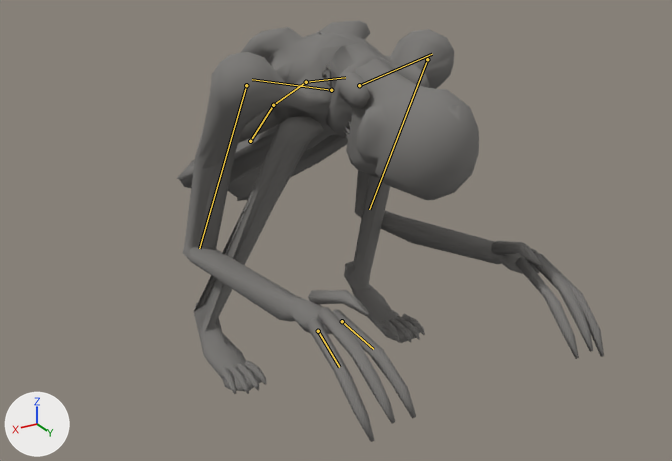
A saved change to the glTF model content/art/models/lodger.lod1.glb.
Both versions are drawn from a 50 mm camera at (0.863, 1.711, 1.048) aimed at (0.011, 0.29, 0.337). Every picture has the same lights, and +X, +Y and +Z are marked at lower left. The older version comes first. Both versions are drawn at frame 17 of the action 'hidden'; the numbers are the values there. The bones that change are drawn over the model as lines.

Objects in the first picture: 'body', 'fine', 'jaw'.
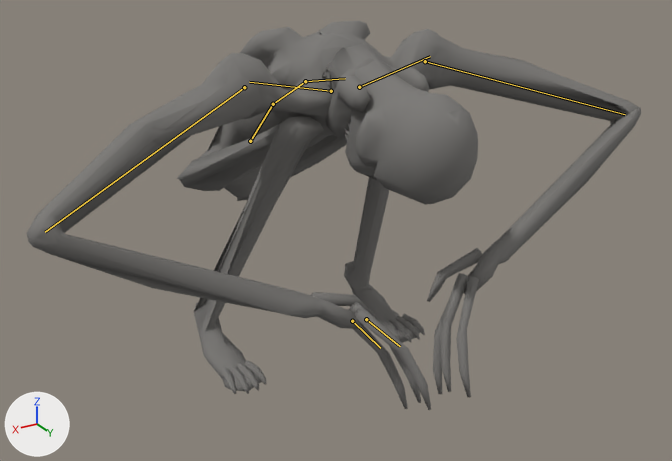
The edits, one by one:
Bone 'spine_01' (bone_spine_01) turns from (-19, 0, 0) to (-18, 0, 0) degrees about its own x, y and z.
Bone 'spine_02' (bone_spine_02) turns from (-10, 0, 0) to (-11, 0, 0) degrees about its own x, y and z.
Bone 'spine_03' (bone_spine_03) turns from (-7, 0, 0) to (-8, 0, 0) degrees about its own x, y and z.
Bone 'clavicle_r' (bone_clavicle_r) turns from (4, 1, 0) to (1, 0, 0) degrees about its own x, y and z.
Bone 'upperarm_r' (bone_upperarm_r) turns from (34, -3, 10) to (31, 13, -88) degrees about its own x, y and z.
Bone 'finger_a_r_01' (bone_finger_a_r_01) turns from (-21, 3, 2) to (-23, 3, 2) degrees about its own x, y and z.
Bone 'finger_c_r_01' (bone_finger_c_r_01) turns from (-26, -3, -2) to (-23, -3, -2) degrees about its own x, y and z.
Bone 'clavicle_l' (bone_clavicle_l) turns from (4, -1, 0) to (1, 0, 0) degrees about its own x, y and z.
Bone 'upperarm_l' (bone_upperarm_l) turns from (34, 3, -10) to (31, -13, 88) degrees about its own x, y and z.

Pixel boxes (x1, y1, x2, y2) of what changed, in the pictures (672 x 461 px):
'body', posed (69% wider): before (177, 21, 539, 391); after (27, 21, 641, 391)
'fine', posed (32% narrower, 12% shorter): before (220, 116, 604, 442); after (220, 123, 482, 410)
'jaw', posed: before (326, 55, 430, 138); after (326, 58, 430, 141)
bone 'spine_01', root to tip: before (250, 141) to (273, 105); after (250, 141) to (273, 104)
bone 'spine_02', root to tip: before (273, 105) to (306, 82); after (273, 104) to (305, 81)
bone 'spine_03', root to tip: before (306, 82) to (345, 77); after (305, 81) to (345, 78)
bone 'clavicle_r', root to tip: before (331, 90) to (252, 79); after (331, 91) to (249, 82)
bone 'upperarm_r', root to tip: before (246, 85) to (199, 248); after (244, 87) to (45, 232)
bone 'finger_a_r_01', root to tip: before (342, 321) to (373, 349); after (352, 321) to (380, 348)
bone 'finger_c_r_01', root to tip: before (318, 331) to (339, 367); after (366, 319) to (400, 346)
bone 'clavicle_l', root to tip: before (359, 85) to (432, 54); after (359, 87) to (430, 56)
bone 'upperarm_l', root to tip: before (427, 59) to (369, 209); after (425, 61) to (625, 114)
